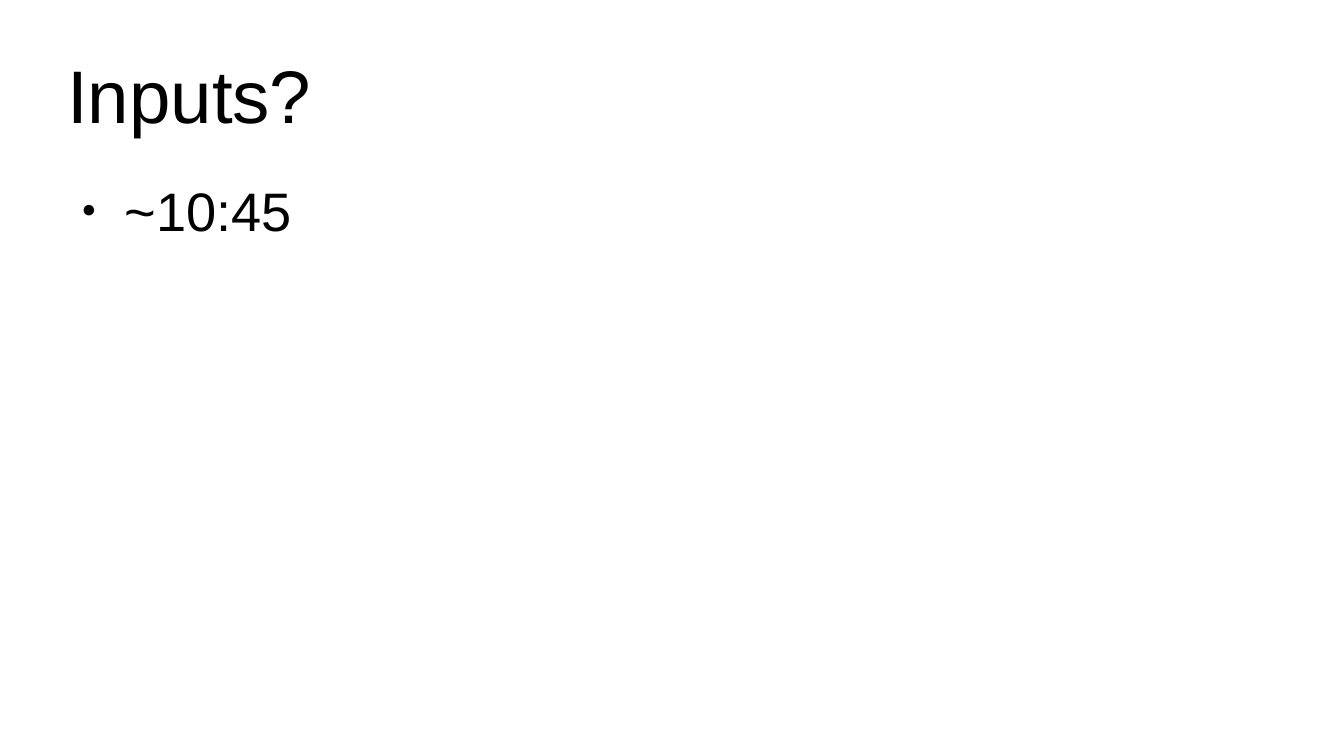
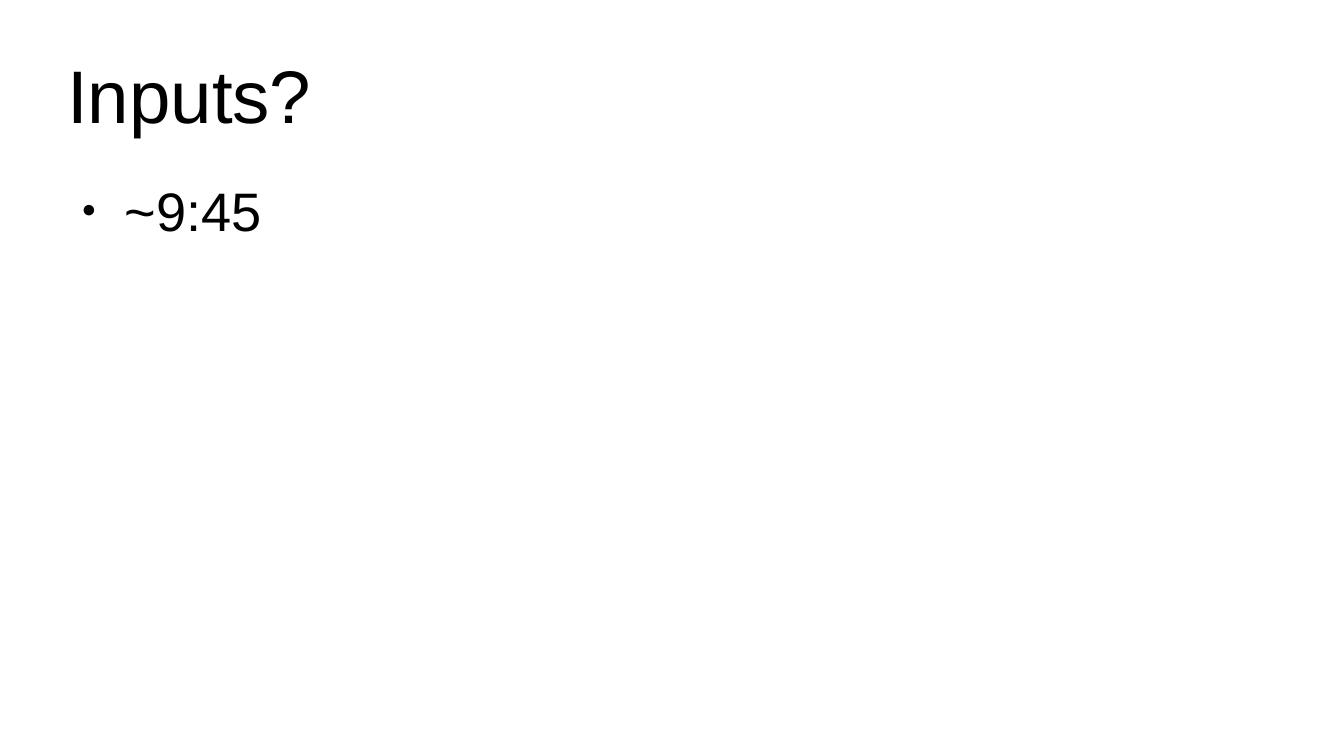
Before and after one commit to damonitor/talks, a slide deck: slide 22 of 2026/lsfmmbpf/damon_lsfmmbpf_2026.odp (slide 51 before the commit). Drawn at 1344x756 pixels with LibreOffice and Linux fonts; fonts in the diff are those of the drawing. Boxes give left, top, right and bottom in pixels: in the first picture for what was removed or moved away, otherwise in the second. Text is boxed around its words. In the diff, an @@ line names an element or a change of style, - is before the commit and + after.

```diff
--- a/2026/lsfmmbpf/damon_lsfmmbpf_2026.odp
+++ b/2026/lsfmmbpf/damon_lsfmmbpf_2026.odp
@@ text at (x1=125, y1=193, x2=262, y2=232): text changed @@
-● ~10:45
+● ~9:45
```
Also in this commit, not shown: 2 other slides changed, 1 other file.
